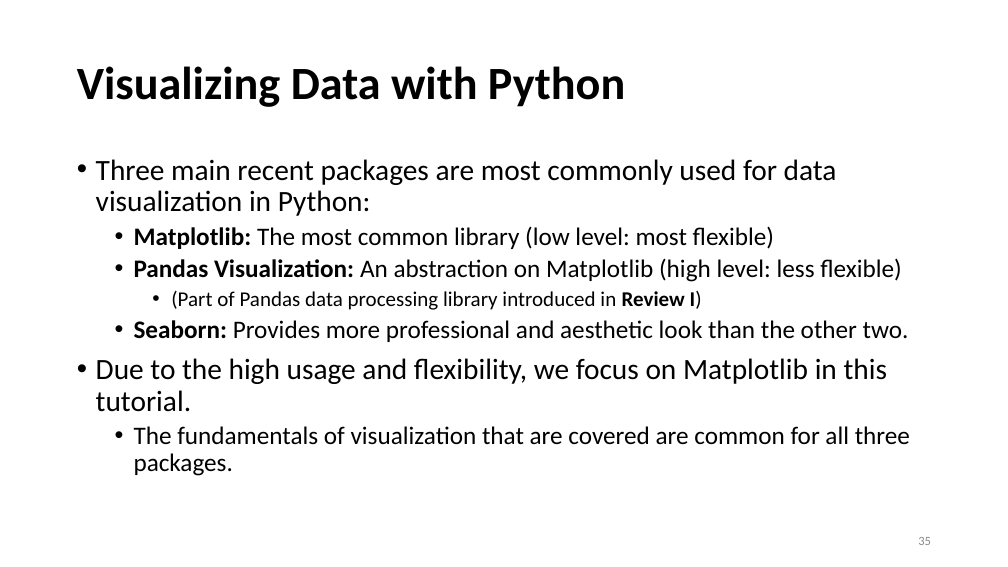
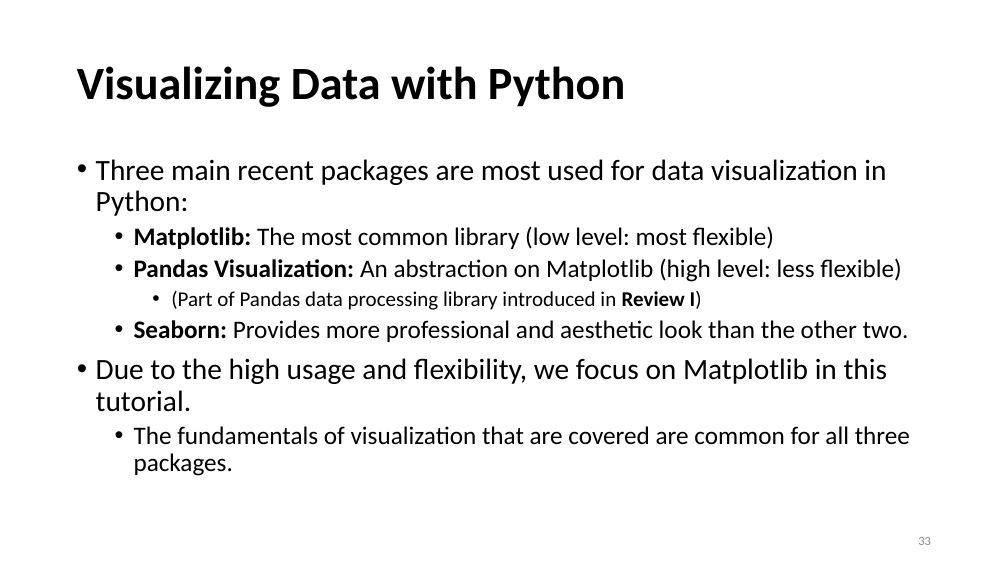
Before and after one commit to ailab-ua/courses, a slide deck: slide 33 of resources/PythonReview_1.pptx (slide 35 before the commit). Drawn at 1008x567 pixels with LibreOffice and Linux fonts; fonts in the diff are those of the drawing. Boxes give left, top, right and bottom in pixels: in the first picture for what was removed or moved away, otherwise in the second. Text is boxed around its words. In the diff, an @@ line names an element or a change of style, - is before the commit and + after.

Commit message:
Adding updated Python review slides.

```diff
--- a/resources/PythonReview_1.pptx
+++ b/resources/PythonReview_1.pptx
@@ text at (96, 159, 886, 216): text changed @@
-• Three main recent packages are most commonly used for data visualization in Python:
+• Three main recent packages are most used for data visualization in Python:
```
Also in this commit, not shown: 21 other slides changed, 1 slide added, 3 slides removed.
